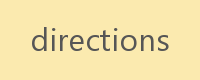
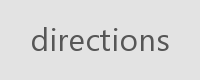
Layer changes from the first 200x80 image to the second:
removed layer "New Layer#1" over box(0, 0, 200, 80)
